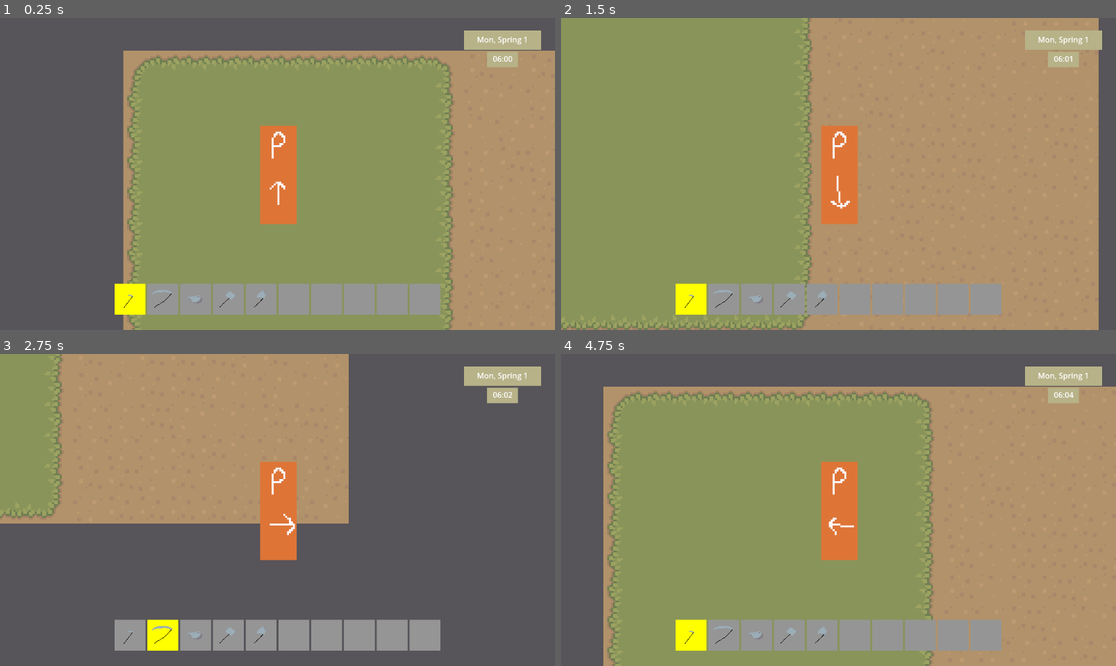
Above: before the commit, frames 1-4 (two rows, left to right).
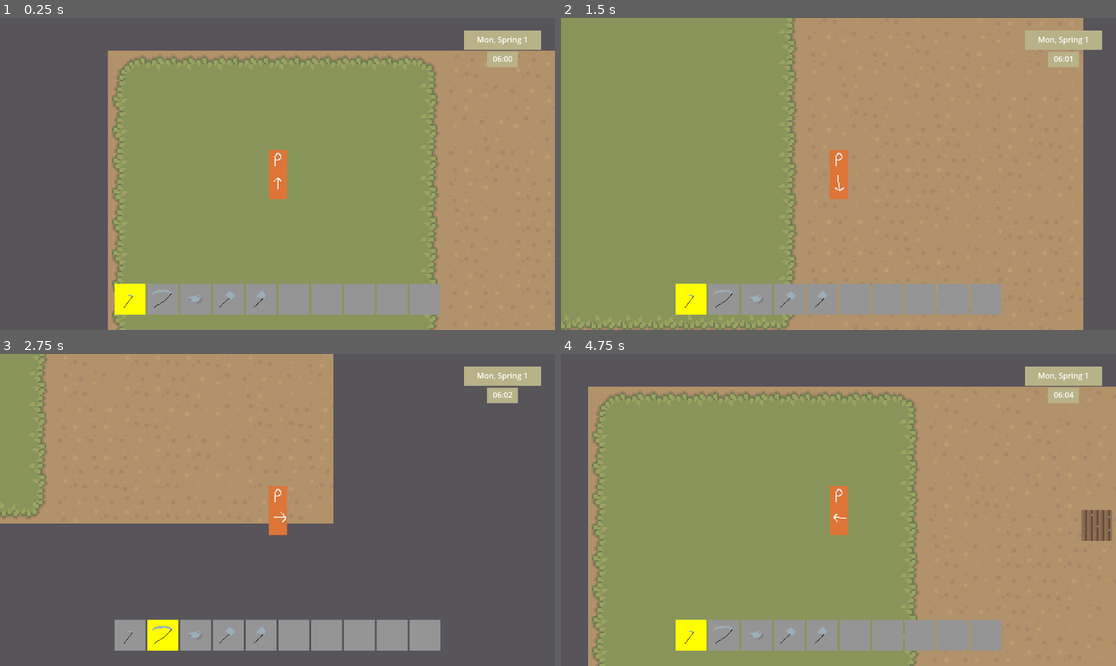
Above: after the commit, the same moments.

Repository: ellis-matthew4/farming-game-framework
Game: Godot game, scene res://scenes/map.tscn
The game is run twice, just before and just after one commit, with the same random seed, the same clock (stepped at 60 frames per second) and the same inputs. The project has no main scene, so this scene is started directly.
Inputs (mouse positions are in pixels of both pictures, inside the frame that each line leads up to):
- Up to frame 1 (0.25 s): no input
- Up to frame 2 (1.5 s): tap Enter at 0.5 s; move the mouse to (960, 158) at 0.52 s; hold D (move_right) 0.53-1.28 s; tap Space (player_interact) at 0.6, 1.35 s; click (960, 158) at 0.67 s; move the mouse to (727, 189) at 1.27 s; hold S (move_down) from 1.28 s (still down)
- Up to frame 3 (2.75 s): move the mouse to (333, 441) at 2.02 s; release S (move_down) at 2.03 s; hold D (move_right) from 2.03 s (still down); tap Mouse wheel down (ux_mwd) at 2.1 s; tap Space (player_interact) at 2.3 s
- Up to frame 4 (4.75 s): move the mouse to (810, 572) at 2.77 s; release D (move_right) at 2.78 s; hold W (move_up) 2.78-3.53 s; tap Mouse wheel up (ux_mwu) at 2.85 s; click (810, 572) at 2.92 s; tap Space (player_interact) at 3.05, 3.6, 4.35 s; move the mouse to (1005, 556) at 3.52 s; hold A (move_left) from 3.53 s (still down); move the mouse to (672, 463) at 4.27 s

The runs differ from the first frame. In frame 1, 7.9% of the frame differs, in the area x 19-82%, y 10-100%; in frame 2, 6.8%; in frame 3, 4.5%; in frame 4, 8.6%, in the area x 4-100%, y 10-100%.
Error before the commit: Invalid access to property or key 'focused_index' on a base object of type 'Control (quick_inventory.gd)'. (res://scripts/player.gd:65)

Commit message:
Added farmland

Diff:
--- a/src/project.godot
+++ b/src/project.godot
@@ -157,6 +157,11 @@
 ]
 }
 
+[layer_names]
+
+2d_physics/layer_1="Player"
+2d_physics/layer_2="Wall"
+
 [rendering]
 
 textures/canvas_textures/default_texture_filter=0
--- a/src/scenes/map.tscn
+++ b/src/scenes/map.tscn
@@ -1,8 +1,9 @@
-[gd_scene load_steps=14 format=3 uid="uid://bfq56xy2562sw"]
+[gd_scene load_steps=16 format=3 uid="uid://bfq56xy2562sw"]
 
 [ext_resource type="PackedScene" uid="uid://cc81lp1slmt20" path="res://scenes/player.tscn" id="1_2d27c"]
 [ext_resource type="Texture2D" uid="uid://deuegakx8gbpk" path="res://assets/free.png" id="1_w3cr0"]
 [ext_resource type="Script" path="res://scripts/menu_layer.gd" id="2_0m1c7"]
+[ext_resource type="Script" path="res://scripts/farmland.gd" id="2_cxcor"]
 [ext_resource type="PackedScene" uid="uid://ydgkkqqwkjhb" path="res://scenes/Menus/quick_inventory.tscn" id="2_o3fxd"]
 
 [sub_resource type="TileSetAtlasSource" id="TileSetAtlasSource_3hg2n"]
@@ -212,6 +213,9 @@
 terrain_set_0/terrain_1/color = Color(0.0862745, 0.721569, 0.384314, 1)
 sources/1 = SubResource("TileSetAtlasSource_3hg2n")
 
+[sub_resource type="RectangleShape2D" id="RectangleShape2D_4p4kh"]
+size = Vector2(112, 144)
+
 [sub_resource type="Animation" id="Animation_gdtri"]
 length = 0.001
 tracks/0/type = "value"
@@ -325,6 +329,17 @@
 format = 2
 layer_0/tile_data = PackedInt32Array(393221, 720897, 2, 327685, 131073, 1, 262149, 131073, 1, 196613, 131073, 1, 131077 …(3959 unchanged characters)…
 
+[node name="FarmLayer" type="Node2D" parent="."]
+
+[node name="Farmland" type="Area2D" parent="FarmLayer"]
+collision_layer = 0
+script = ExtResource("2_cxcor")
+
+[node name="CollisionShape2D" type="CollisionShape2D" parent="FarmLayer/Farmland"]
+top_level = true
+position = Vector2(168, 24)
+shape = SubResource("RectangleShape2D_4p4kh")
+
 [node name="ActorLayer" type="Node2D" parent="."]
 
 [node name="player" parent="ActorLayer" instance=ExtResource("1_2d27c")]
@@ -342,6 +357,7 @@
 }
 
 [node name="DayNightCycle" type="ColorRect" parent="MenuLayer/AnimationPlayer"]
+visible = false
 custom_minimum_size = Vector2(1152, 648)
 offset_right = 1152.0
 offset_bottom = 648.0
--- a/src/scenes/player.tscn
+++ b/src/scenes/player.tscn
@@ -45,6 +45,8 @@
 size = Vector2(32, 32)
 
 [node name="player" type="CharacterBody2D"]
+scale = Vector2(0.5, 0.5)
+collision_mask = 2
 script = ExtResource("1_5rxtb")
 
 [node name="AnimatedSprite2D" type="AnimatedSprite2D" parent="."]
--- /dev/null
+++ b/src/scenes/soil.tscn
@@ -0,0 +1,8 @@
+[gd_scene load_steps=2 format=3 uid="uid://clpbd5t7au5p8"]
+
+[ext_resource type="Script" path="res://scripts/soil.gd" id="1_gxwmj"]
+
+[node name="Soil" type="Sprite2D"]
+script = ExtResource("1_gxwmj")
+
+[node name="Crop" type="Sprite2D" parent="."]
--- /dev/null
+++ b/src/scripts/farmland.gd
@@ -0,0 +1,164 @@
+extends Area2D
+
+@onready var bounds = $CollisionShape2D.shape.size
+@onready var soil_scene = preload("res://scenes/soil.tscn")
+@onready var soil_txt = preload("res://assets/soil.png")
+var origin = Vector2()
+var xrange = []
+var yrange = []
+
+var soils = []
+var tilled = []
+var stages = []
+var crops = []
+var watered = []
+
+var player_inside = false
+
+func _ready():
+	origin.x = $CollisionShape2D.position.x - bounds.x / 2
+	origin.y = $CollisionShape2D.position.y - bounds.y / 2
+	xrange = range(0, bounds.x, Globals.map_grid_size)
+	yrange = range(0, bounds.y, Globals.map_grid_size)
+	for i in range(len(xrange) * len(yrange)):
+		soils.append(randi() % 3)
+		tilled.append(false)
+		stages.append(0)
+		crops.append(0)
+		watered.append(false)
+		var soil = soil_scene.instantiate()
+		add_child(soil)
+		soil.position = _get_coordinates(i)
+	var state = get_state()
+	body_entered.connect(_player_entered)
+	body_exited.connect(_player_exited)
+	add_to_group("Farmland")
+
+func _process(delta):
+	if Input.is_action_just_pressed("player_interact"):
+		if player_inside:
+			var p = Globals.player
+			var coords = global_to_local_coords(p.global_position + (p.get_direction() * Globals.map_grid_size))
+			if coords.x == -1:
+				return
+			else:
+				var held = Globals.get_held_item().item_name
+				var i = _get_index(coords.x, coords.y)
+				match(held):
+					"Hoe":
+						get_children()[i+1].set_soil_texture(soil_txt)
+						tilled[i] = true
+					"Hammer":
+						get_children()[i+1].set_soil_texture(null)
+						tilled[i] = false
+					"Watering Can":
+						watered[i] = true
+					"Fertilizer":
+						soils[i] = soils[i] + 1 if soils[i] < 4 else 4
+					_:
+						if "Seeds" in held:
+							crops[i] = ItemDatabase.get_index(Globals.get_held_item())
+
+func _get_index(x, y):
+	var result = Vector2()
+	result.x = x / Globals.map_grid_size
+	result.y = y / Globals.map_grid_size
+	return result.y * len(xrange) + result.x
+
+func _get_coordinates(index):
+	var x = xrange[index % len(xrange)]
+	var y = yrange[index / len(xrange)]
+	return Vector2(x, y) + origin
+
+func global_to_local_coords(coords):
+	var local_coords = coords - origin
+	if local_coords.x < xrange.front() || local_coords.x > xrange.back():
+		return Vector2(-1,-1)
+	if local_coords.y < yrange.front() || local_coords.y > yrange.back():
+		return Vector2(-1,-1)
+	return Vector2(nearest_neighbor(local_coords.x, xrange), nearest_neighbor(local_coords.y, yrange))
+
+func nearest_neighbor(k, list):
+	var delta = 999999
+	var item
+	for i in list:
+		if abs(i - k) < delta:
+			delta = abs(i - k)
+			item = i
+			if delta == 0:
+				return i
+	return item
+
+
+func till(x, y):
+	var index = _get_index(x, y)
+	pass
+
+func axe(x, y):
+	var index = _get_index(x, y)
+	pass
+
+func hammer(x, y):
+	var index = _get_index(x, y)
+	pass
+
+func get_state():
+	var state = []
+	for i in range(len(soils)):
+		var encoded = str(soils[i], "1" if tilled[i] else "0", str(stages[i], str(crops[i])))
+		state.append(encoded)
+	return state
+
+func from_state(state):
+	var i = 0
+	var new_soils = []
+	var new_tilled = []
+	var new_stages = []
+	var new_crops = []
+	for encoded in state:
+		new_soils.append(int(encoded.substr(0, 1)))
+		new_tilled.append(encoded.substr(1, 1) == "1")
+		new_stages.append(int(encoded.substr(2,1)))
+		new_crops.append(int(encoded.substr(3,-1)))
+	soils = new_soils
+	tilled = new_tilled
+	stages = new_stages
+	crops = new_crops
+
+func render(): # draw from freshly loaded state
+	pass
+
+func _player_entered(p):
+	player_inside = true
+
+func _player_exited(p):
+	player_inside = false
+
+func increment():
+	for i in range(len(tilled)):
+		watered[i] = false
+		var r = randi() % 100
+		if tilled[i]:
+			if crops[i] == 0:
+				if r < 20:
+					match(r % 3):
+						0:
+							crops[i] = -1 # spawn weed
+						1:
+							crops[i] = -2 # spawn rock
+						2:
+							crops[i] = -3 # spawn branch
+					continue
+			elif crops[i] > 0:
+				if r < 20:
+					tilled[i] = false
+					continue
+				elif r < 30:
+					match(r % 3):
+						0:
+							crops[i] = -1 # spawn weed
+						1:
+							crops[i] = -2 # spawn rock
+						2:
+							crops[i] = -3 # spawn branch
+					continue
--- a/src/scripts/globals.gd
+++ b/src/scripts/globals.gd
@@ -9,7 +9,7 @@
 var max_inventory_slots = 30
 var unlocked_inventory_slots = 30
 var keyboard = true
-var seed = 0
+var game_seed = 0
 var time_stopped = false
 var day = 0
 var inventory = []
@@ -27,19 +27,32 @@
 # Methods - Global functions that need to be called outside the context of the game objects
 func get_state():
 	return {
-		'seed': seed,
+		'seed': game_seed,
 		'mw input?': can_accept_mw_input,
 		'can_move?': movement_blocked,
 		'inventory slots': str(unlocked_inventory_slots) + "/" + str(max_inventory_slots),
 		'device': 'keyboard' if keyboard else 'controller',
 		'time stopped?': time_stopped,
-		'in-game day': day
+		'in-game day': day,
+		'inventory': get_serialized_inventory()
 	}
+
+func get_serialized_inventory():
+	var result = ""
+	for i in range(0, unlocked_inventory_slots):
+		if i < len(inventory):
+			result += str(ItemDatabase.get_idx(inventory[i]), ",")
+		else:
+			result += str(-1, ",")
+	return result
 
 func try_add_inventory(item):
 	if len(inventory) >= unlocked_inventory_slots:
 		return false
 	inventory.append(item)
+
+func get_held_item():
+	return inventory[menuLayer.get_node("quick_inventory").focused_index() - 1]
 
 func increment_day():
 	day += 1
@@ -49,7 +62,7 @@
 func _ready():
 	# Generate seed. This should be moved to the game start
 	randomize()
-	seed = randi()
+	game_seed = randi()
 	process_mode = Node.PROCESS_MODE_ALWAYS
 	try_add_inventory(ItemDatabase.get_item(0))
 	try_add_inventory(ItemDatabase.get_item(1))
--- a/src/scripts/grid.gd
+++ b/src/scripts/grid.gd
@@ -39,3 +39,6 @@
 	if i < 1:
 		i += maxv
 	return i
+
+func get_i():
+	return i
--- a/src/scripts/menu_layer.gd
+++ b/src/scripts/menu_layer.gd
@@ -12,6 +12,7 @@
 	Globals.menuLayer = self
 	var time_display_inst = time_display.instantiate()
 	add_child(time_display_inst)
+	$AnimationPlayer/DayNightCycle.show()
 
 func debug_menu():
 	if not reset_timer:
--- a/src/scripts/player.gd
+++ b/src/scripts/player.gd
@@ -11,6 +11,8 @@
 func _ready():
 	Globals.player = self
 	Globals.camera = get_node("Camera2D")
+	for c in get_children():
+		c.position.x += Globals.map_grid_size
 
 func _physics_process(delta):
 	if not Globals.movement_blocked:
@@ -61,9 +63,19 @@
 		else:
 			velocity = _get_snap_vector() * Globals.WALK_SPEED
 
+func get_direction():
+	match(facing):
+		DIRS.UP:
+			return Vector2.UP
+		DIRS.DOWN:
+			return Vector2.DOWN
+		DIRS.LEFT:
+			return Vector2.LEFT
+		DIRS.RIGHT:
+			return Vector2.RIGHT
+
 func _interact():
-	var slot = Globals.menuLayer.get_node("quick_inventory").focused_index - 1
-	var currently_held_item = Globals.inventory[slot]
+	var currently_held_item = Globals.get_held_item()
 	if currently_held_item is Tool:
 		var tool = currently_held_item.item_name.to_snake_case()
 		var animation = currently_held_item.animation_key + DIRS.keys()[facing].to_lower()
@@ -87,5 +99,4 @@
 	while x % snap != 0 or y % snap != 0:
 		x += x_modifier if x % snap != 0 else 0
 		y += y_modifier if y % snap != 0 else 0
-	print(Vector2(x,y))
 	return Vector2(x,y)
--- a/src/scripts/quick_inventory.gd
+++ b/src/scripts/quick_inventory.gd
@@ -55,3 +55,6 @@
 
 func defocus(node):
 	node.color = Color.from_string("#959595", Color.DARK_GRAY)
+
+func focused_index():
+	return grid.get_i()
--- /dev/null
+++ b/src/scripts/soil.gd
@@ -0,0 +1,11 @@
+extends Sprite2D
+
+func _ready():
+	offset = Vector2(Globals.map_grid_size / 2, Globals.map_grid_size / 2)
+	$Crop.offset = Vector2(Globals.map_grid_size / 2, Globals.map_grid_size / 2)
+
+func set_soil_texture(txt: Texture2D):
+	texture = txt
+
+func set_crop_texture(txt: Texture2D):
+	$Crop.texture = txt
Binary file added: src/assets/soil.png
Not shown, added: src/assets/soil.png.import
